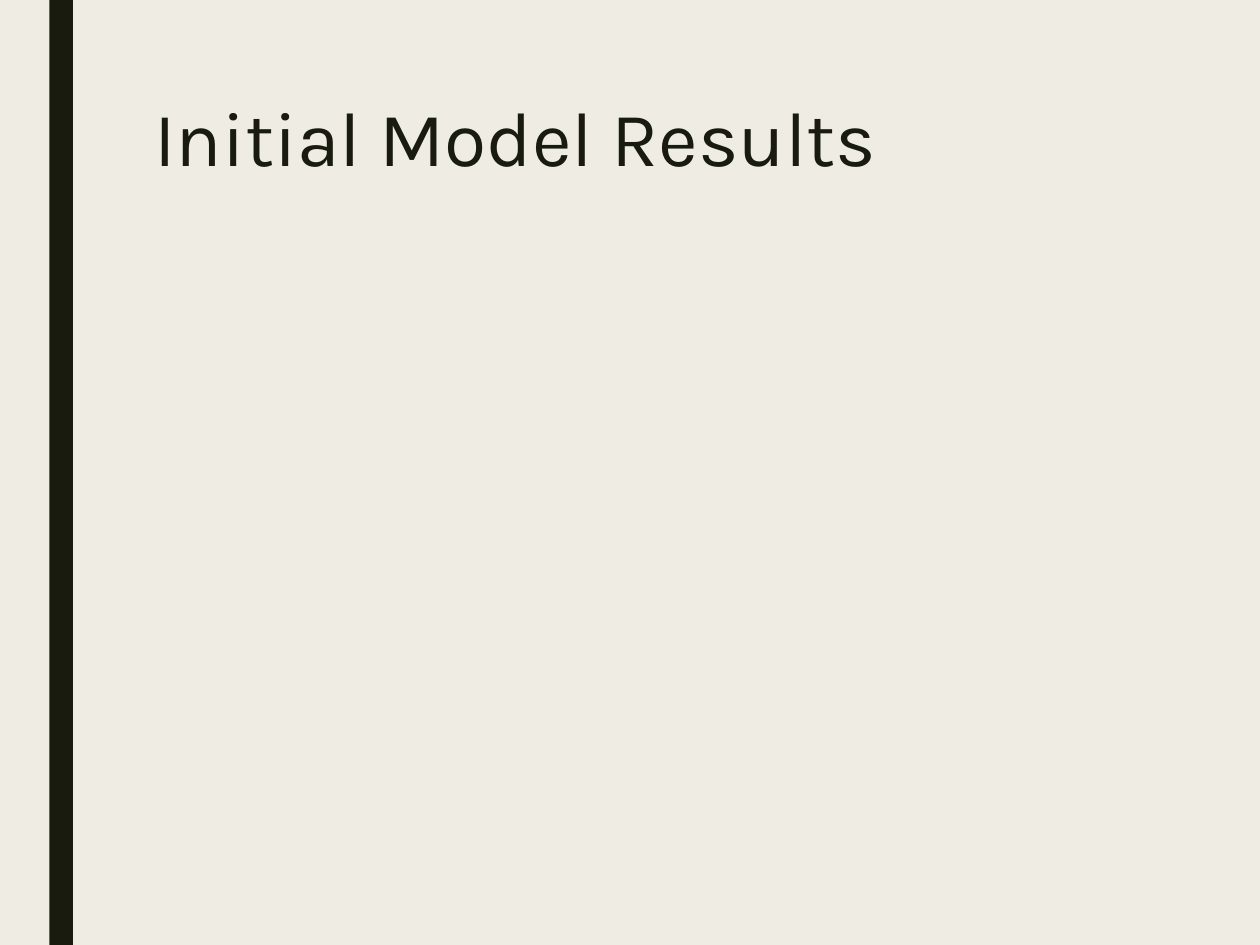
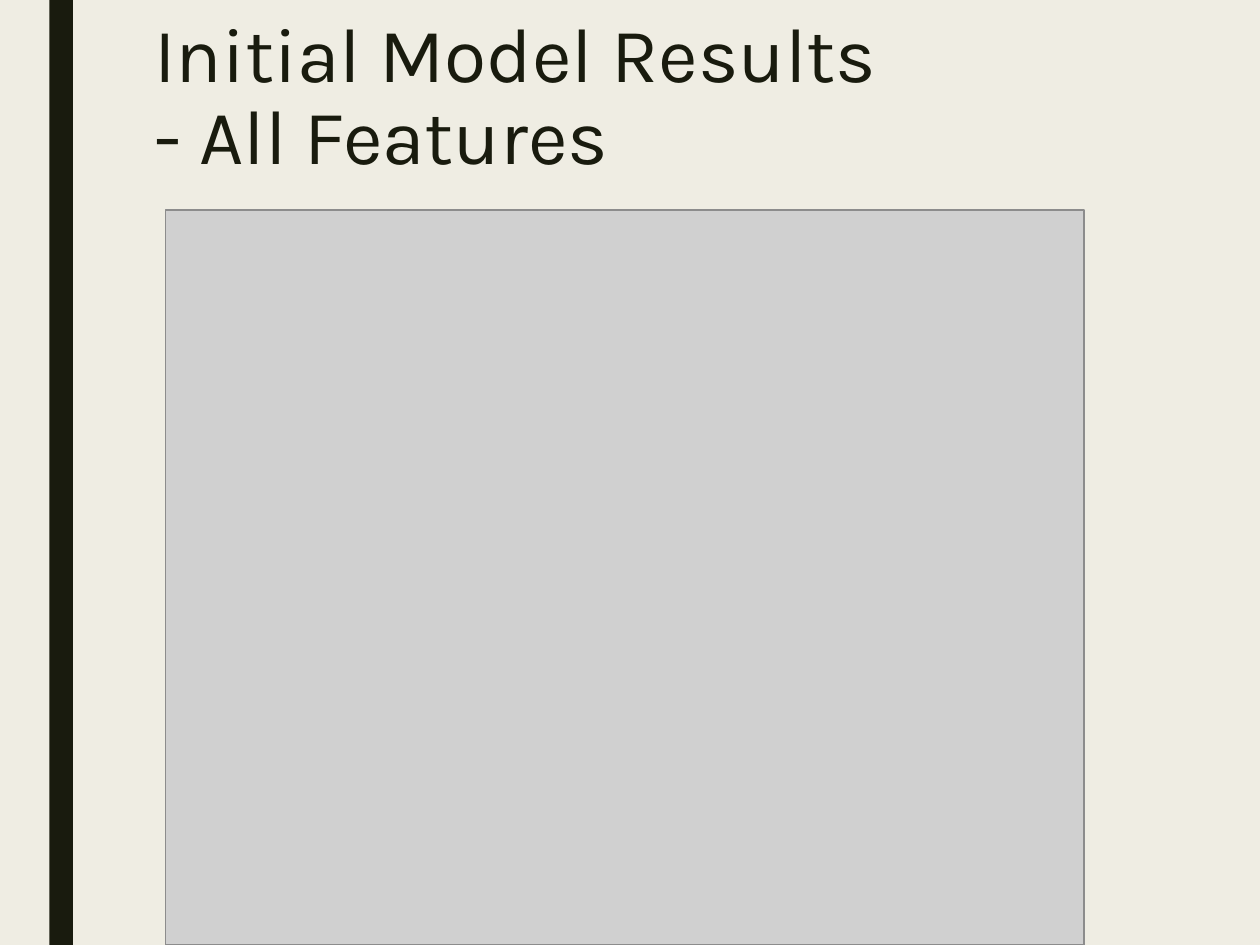
Before and after one commit to stats-learning-fall2019/final-project, a slide deck: slide 17 of presentation/gtdb-final-presentation.pptx. Drawn at 1260x945 pixels with LibreOffice and Linux fonts; fonts in the diff are those of the drawing; grey boxes stand for pictures. Boxes give left, top, right and bottom in pixels: in the first picture for what was removed or moved away, otherwise in the second. Text is boxed around its words. In the diff, an @@ line names an element or a change of style, - is before the commit and + after.

Commit message:
Updates presentation for "all features" models and adds graphics files

```diff
--- a/presentation/gtdb-final-presentation.pptx
+++ b/presentation/gtdb-final-presentation.pptx
@@ title at bbox=[154, 29, 877, 165]: text changed @@
-Initial Model Results
+Initial Model Results
+- All Features
@@ picture added at bbox=[165, 210, 1084, 945] @@
```
Also in this commit, not shown: 2 other slides changed, 4 slides added, 6 other files.
